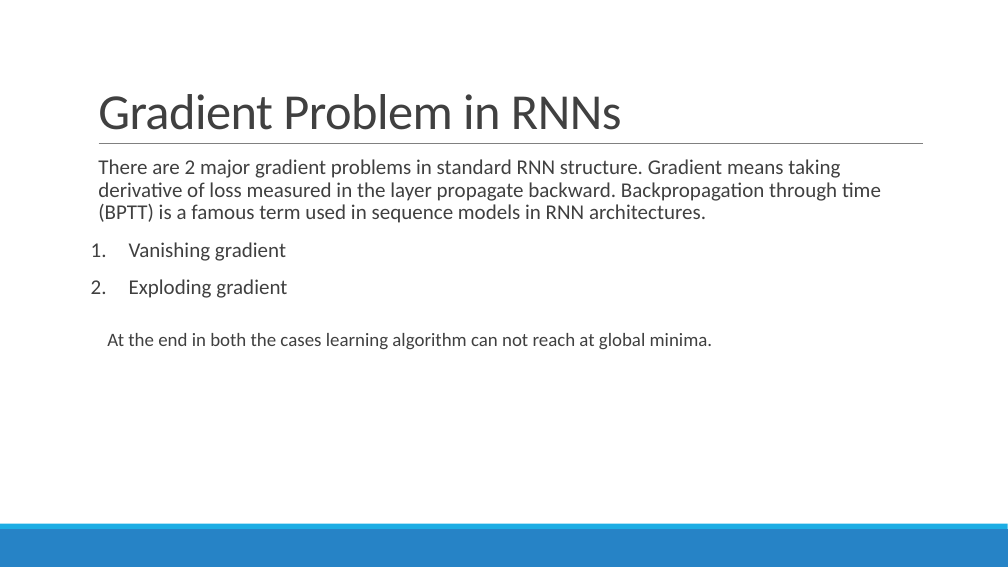
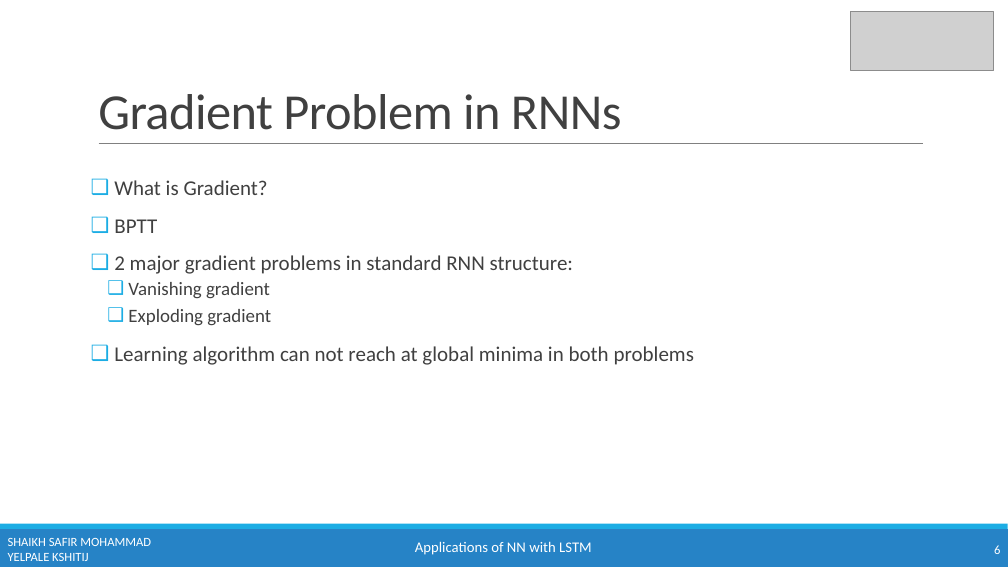
Before and after one commit to kshitijyelpale/LFD-Application-of-NN-in-LSTM, a slide deck: slide 6 of Documentation/LSTM Presentation.pptx (slide 8 before the commit). Drawn at 1008x567 pixels with LibreOffice and Linux fonts; fonts in the diff are those of the drawing; grey boxes stand for pictures. Boxes give left, top, right and bottom in pixels: in the first picture for what was removed or moved away, otherwise in the second. Text is boxed around its words. In the diff, an @@ line names an element or a change of style, - is before the commit and + after.

```diff
--- a/Documentation/LSTM Presentation.pptx
+++ b/Documentation/LSTM Presentation.pptx
@@ picture added at (x1=851, y1=11, x2=994, y2=70) @@
@@ text "What is Gradient?" moved from (x1=98, y1=159, x2=881, y2=350) to (x1=114, y1=180, x2=694, y2=365) @@
@@ text at (x1=114, y1=180, x2=573, y2=274): text changed @@
-  There are 2 major gradient problems in standard RNN structure. Gradient means taking derivative of loss measured in the layer propagate backward. Backpropagation through time (BPTT) is a famous term used in sequence models in RNN architectures.
+❑ What is Gradient?
+❑ BPTT
+❑ 2 major gradient problems in standard RNN structure:
@@ text at (x1=128, y1=282, x2=271, y2=326): size 20 to 18 pt in "Vanishing gradient", "Exploding gradient"; bullet 1. to ❑; list level 1 to 2 in "Vanishing gradient"; list level 1 to 2 in "Exploding gradient" @@
@@ text at (x1=114, y1=346, x2=694, y2=365): text changed; size 18 to 20 pt @@
-  At the end in both the cases learning algorithm can not reach at global minima.
+❑ Learning algorithm can not reach at global minima in both problems
@@ text added at (x1=8, y1=538, x2=151, y2=561), 12 pt, text #FFFFFF @@
+SHAIKH SAFIR MOHAMMAD
+YELPALE KSHITIJ
@@ text added at (x1=415, y1=541, x2=592, y2=555), 14 pt, text #FFFFFF @@
+Applications of NN with LSTM
@@ page number added at (x1=994, y1=545, x2=1000, y2=554), 12 pt, text #FFFFFF @@
+6
```
Also in this commit, not shown: 24 other slides changed, 6 slides added, 6 slides removed.
